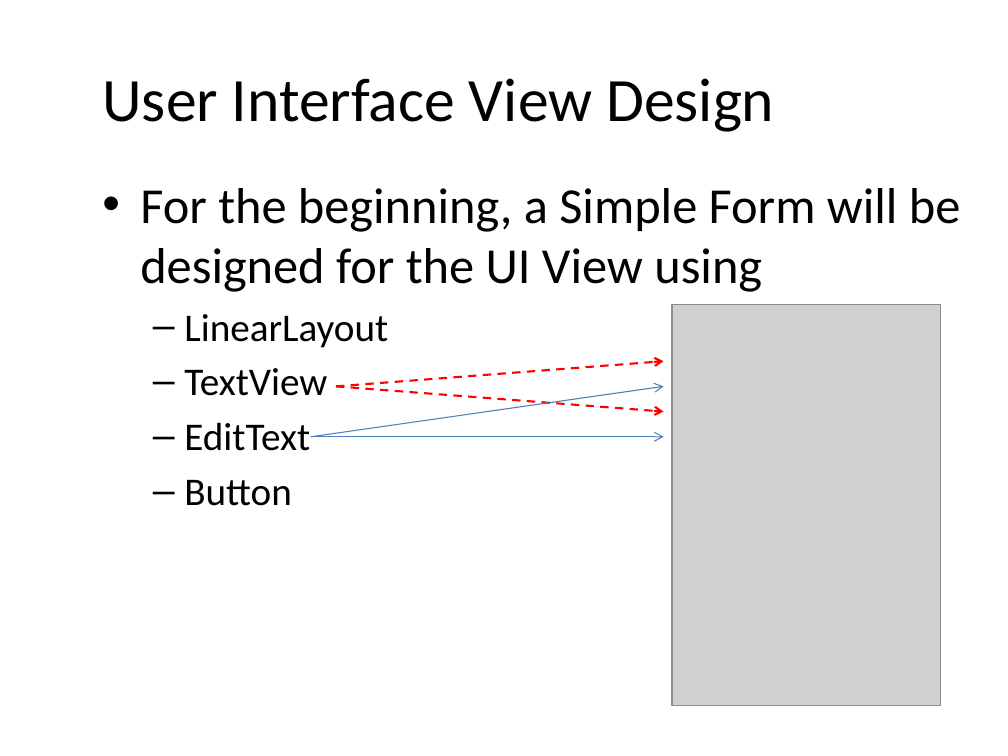
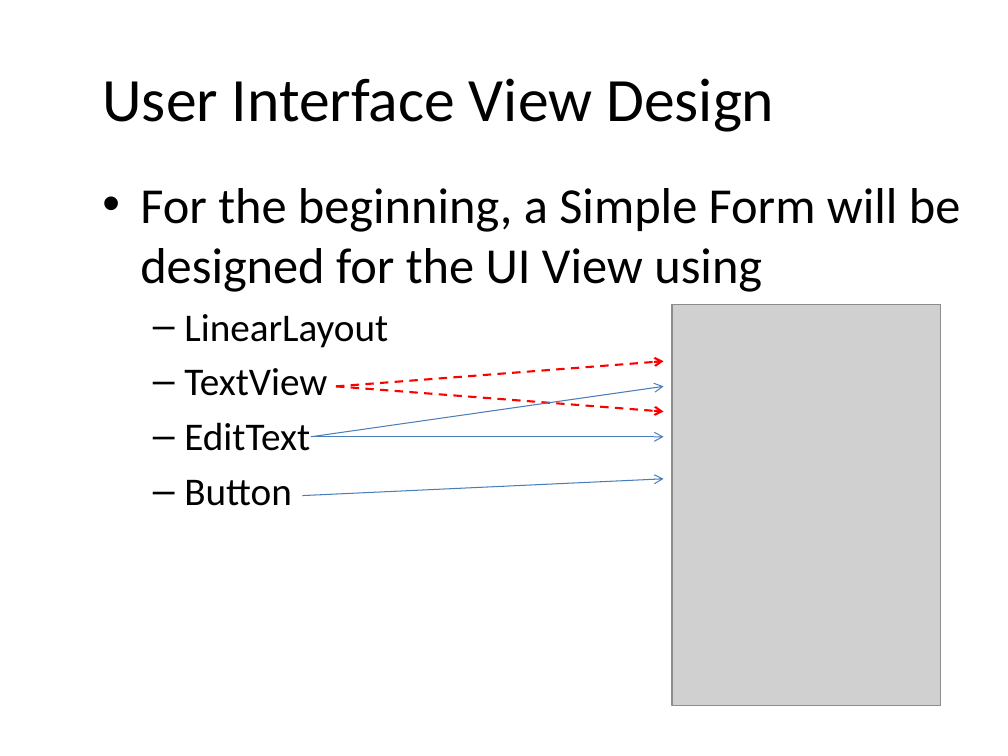
Before and after one commit to shiva-karthick/SP-Year-3-Files, a slide deck: slide 16 of computer/MAD/PowerpointSlides/Chapter3/Chapter03 - User Interface (v3.1)(1).pptx. Drawn at 1008x756 pixels with LibreOffice and Linux fonts; fonts in the diff are those of the drawing; grey boxes stand for pictures; background and template pictures are left out. Boxes give left, top, right and bottom in pixels: in the first picture for what was removed or moved away, otherwise in the second. Text is boxed around its words. In the diff, an @@ line names an element or a change of style, - is before the commit and + after.

```diff
--- a/computer/MAD/PowerpointSlides/Chapter3/Chapter03 - User Interface (v3.1)(1).pptx
+++ b/computer/MAD/PowerpointSlides/Chapter3/Chapter03 - User Interface (v3.1)(1).pptx
@@ arrow added from (302, 496) to (663, 479), #4B7EBC 0.75 pt @@
```
Also in this commit, not shown: 1 other slide changed, 40 other files.
